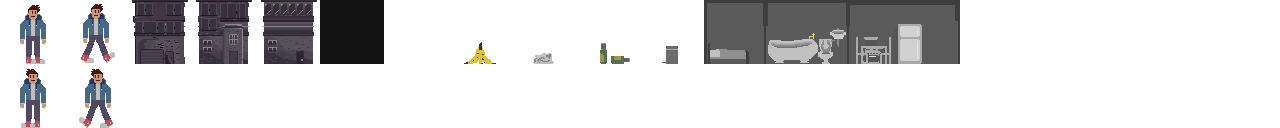
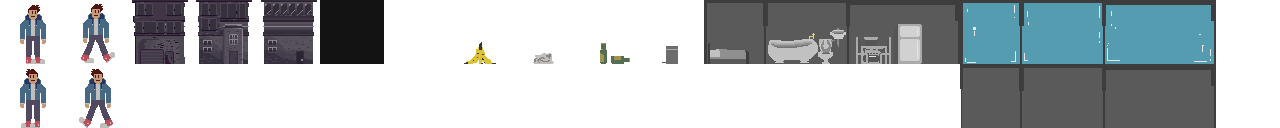
Comparing the layer stacks of the two 1280 x 128 images. Changes:
added layer "Copy of Casa" (1st of 2, in "Layer 4") in group "Layer 4" over [960, 0, 1216, 128]
added layer "Copy of Casa" (2nd of 2, in "Layer 4") in group "Layer 4" over [960, 0, 1216, 128]
